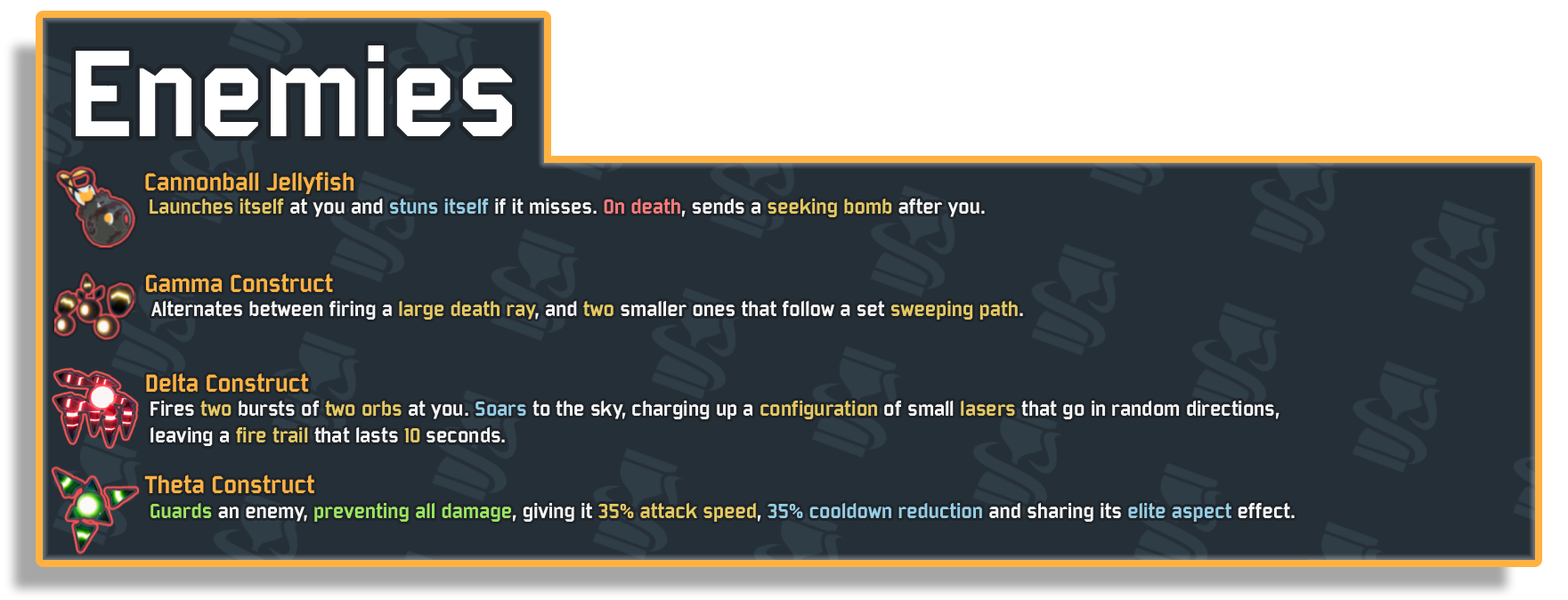
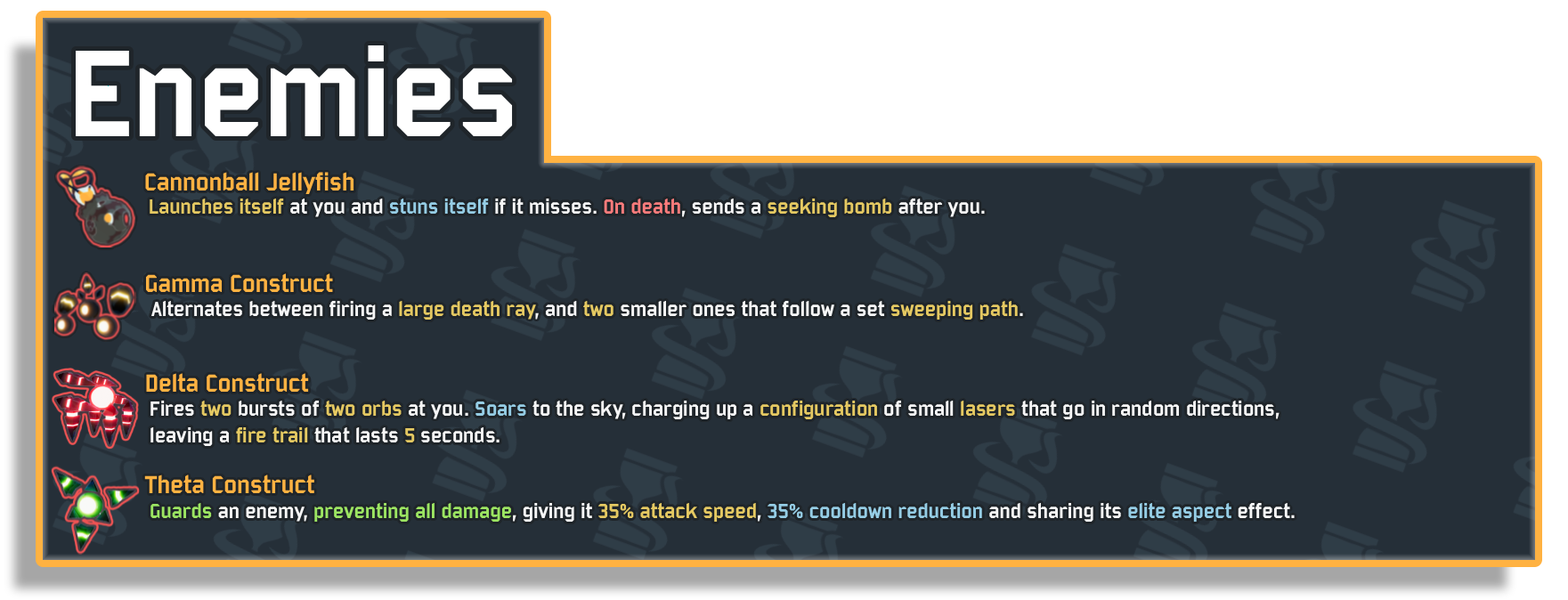
Comparing the layer stacks of the two 1568×600 images. Changes:
painted on "Fires two bursts of two orbs at" over [404, 427, 505, 443]
